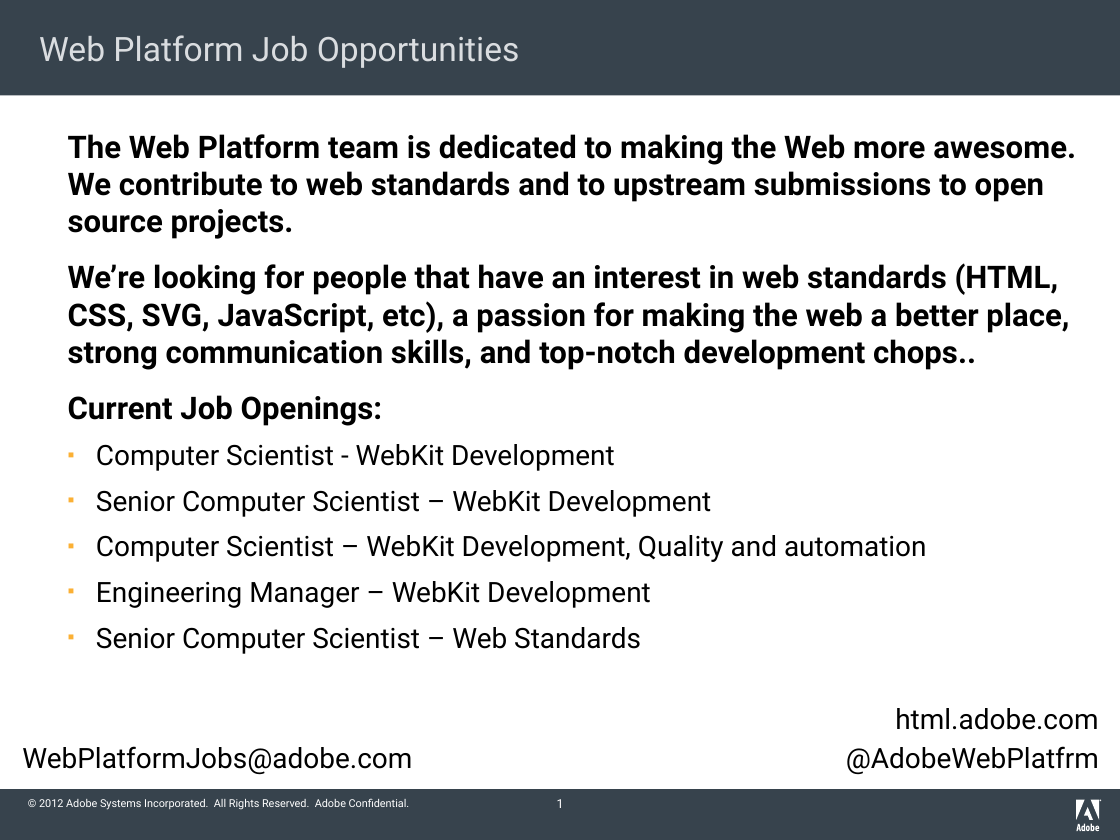
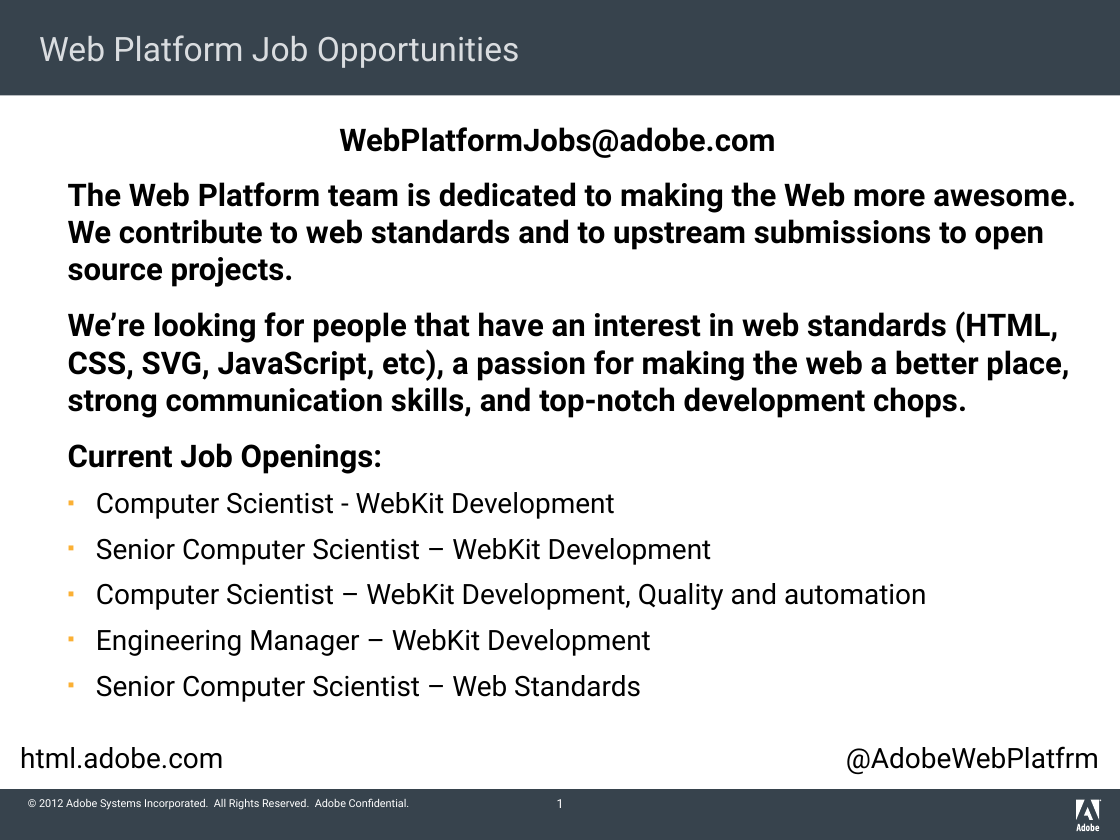
Before and after one commit to adobe/web-platform, a slide deck: slide 1 of presentations/jobs/JobOpenings_SingleSlide.pptx. Drawn at 1120x840 pixels with LibreOffice and Linux fonts; fonts in the diff are those of the drawing. Boxes give left, top, right and bottom in pixels: in the first picture for what was removed or moved away, otherwise in the second. Text is boxed around its words. In the diff, an @@ line names an element or a change of style, - is before the commit and + after.

Commit message:
put the email up top

```diff
--- a/presentations/jobs/JobOpenings_SingleSlide.pptx
+++ b/presentations/jobs/JobOpenings_SingleSlide.pptx
@@ text "WebPlatformJobs@adobe.com": place and size @@
-text "WebPlatformJobs@adobe.com" at (22, 746, 412, 775)
+text "WebPlatformJobs@adobe.com" at (339, 127, 775, 158)
@@ text "WebPlatformJobs@adobe.com" at (339, 127, 775, 158): size 18 to 20 pt, bold on @@
@@ text "The Web Platform team is ...": place and size @@
-text "The Web Platform team is ..." at (68, 134, 1076, 654)
+text "The Web Platform team is ..." at (68, 182, 1076, 702)
@@ text at (68, 311, 1069, 418): text changed @@
-  We’re looking for people that have an interest in web standards (HTML, CSS, SVG, JavaScript, etc), a passion for making the web a better place, strong communication skills, and top-notch development chops..
+  We’re looking for people that have an interest in web standards (HTML, CSS, SVG, JavaScript, etc), a passion for making the web a better place, strong communication skills, and top-notch development chops.
@@ text "html.adobe.com": place and size @@
-text "html.adobe.com" at (895, 708, 1098, 730)
+text "html.adobe.com" at (20, 747, 223, 769)
@@ text "html.adobe.com" at (20, 747, 223, 769): alignment right to left @@
```
